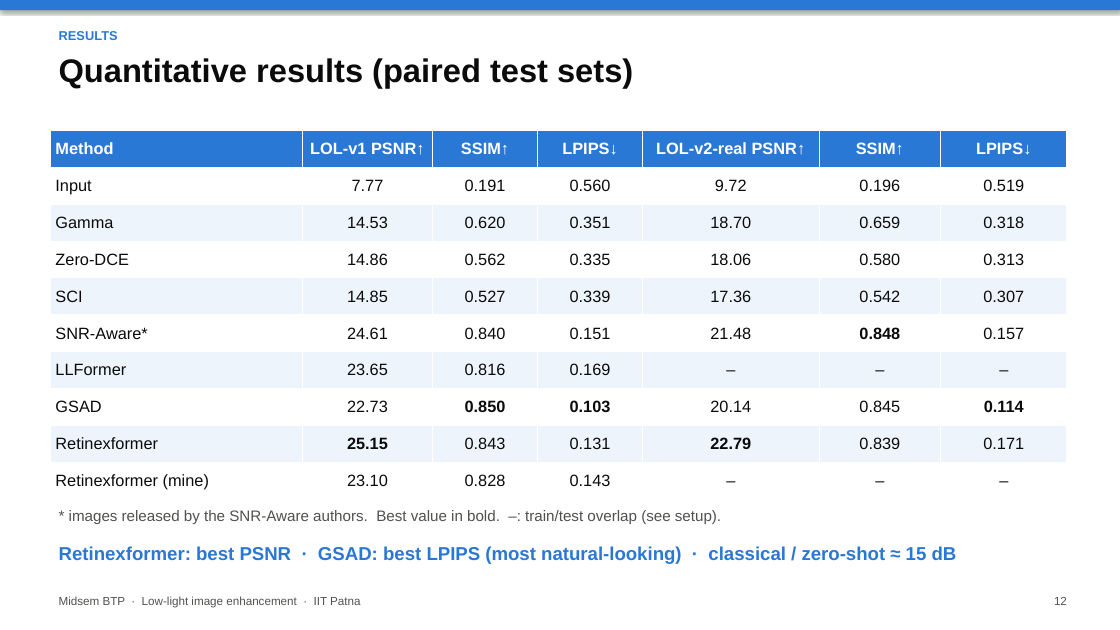
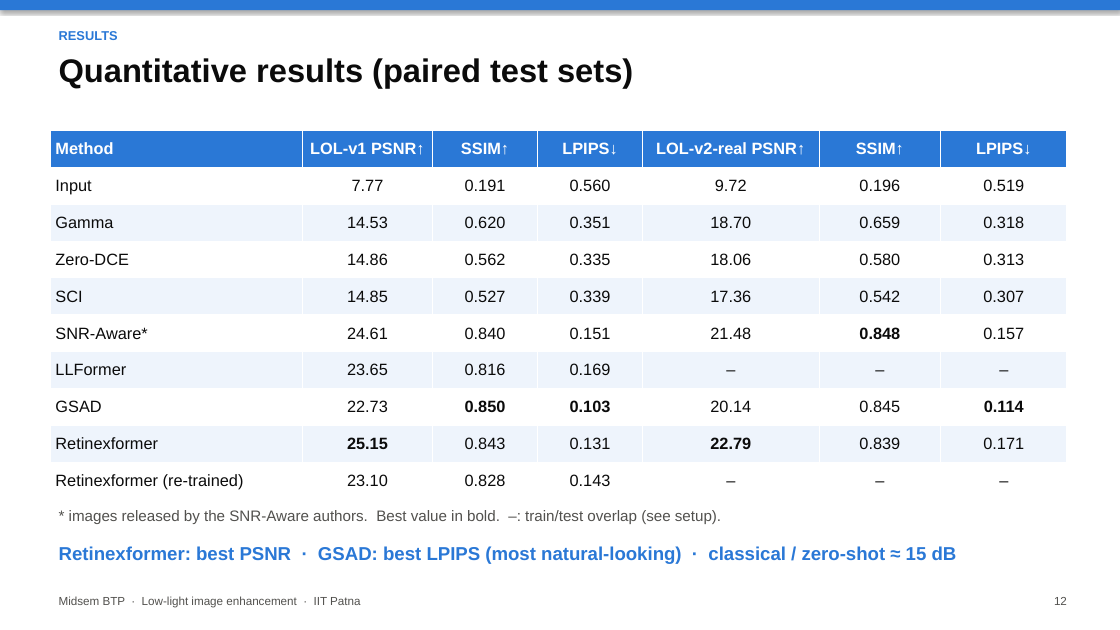
Before and after one commit to Crazycraftie/low-light-enhancement-btp, a slide deck: slide 12 of presentation/midsem.pptx. Drawn at 1120x630 pixels with LibreOffice and Linux fonts; fonts in the diff are those of the drawing. Boxes give left, top, right and bottom in pixels: in the first picture for what was removed or moved away, otherwise in the second. Text is boxed around its words. In the diff, an @@ line names an element or a change of style, - is before the commit and + after.

```diff
--- a/presentation/midsem.pptx
+++ b/presentation/midsem.pptx
@@ table at [50,130,1067,500] @@
-row 10, column 1: Retinexformer (mine)
+row 10, column 1: Retinexformer (re-trained)
```
Also in this commit, not shown: 5 other slides changed, 7 other files.
